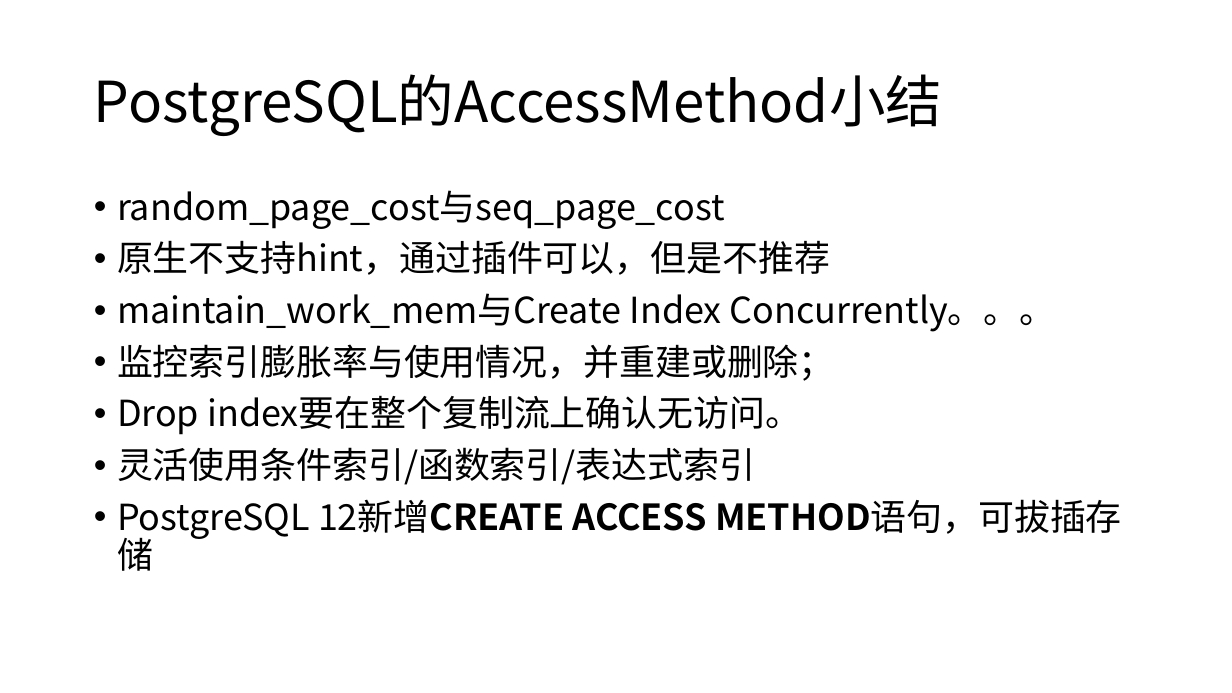
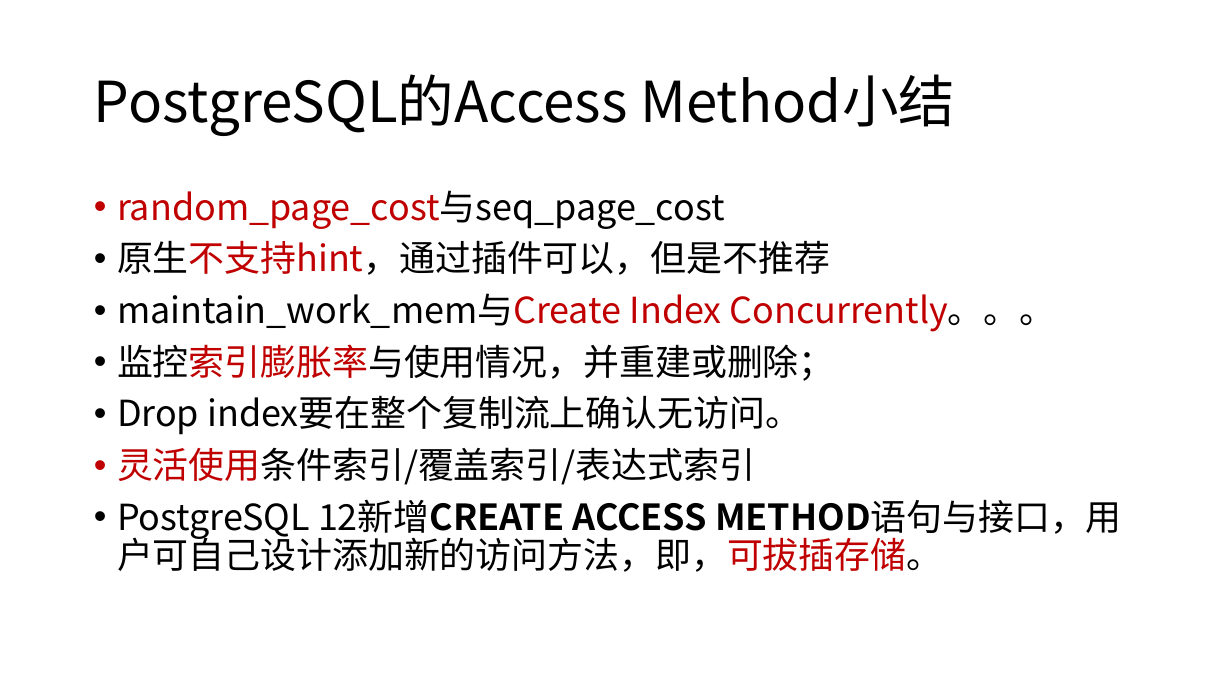
Before and after one commit to yummyliu/papers, a slide deck: slide 10 of 工作分享.pptx (slide 11 before the commit). Drawn at 1232x693 pixels with LibreOffice and Linux fonts; fonts in the diff are those of the drawing. Boxes give left, top, right and bottom in pixels: in the first picture for what was removed or moved away, otherwise in the second. Text is boxed around its words. In the diff, an @@ line names an element or a change of style, - is before the commit and + after.

```diff
--- a/工作分享.pptx
+++ b/工作分享.pptx
@@ title at [94, 74, 955, 136]: spaces changed @@
-PostgreSQL的AccessMethod小结
+PostgreSQL的Access Method小结
@@ text at [117, 190, 1056, 381]: text colour #000000 to #C00000 in "random_page_cost与seq_page_cost", "原生不支持hint，通过插件可以，但是不推荐", "maintain_work_mem与Create Index Concurrently。。。", "监控索引膨胀率与使用情况，并重建或删除；" @@
@@ text at [117, 447, 1122, 572]: text changed @@
-• 灵活使用条件索引/函数索引/表达式索引
-• PostgreSQL 12新增CREATE ACCESS METHOD语句，可拔插存储
+• 灵活使用条件索引/覆盖索引/表达式索引
+• PostgreSQL 12新增CREATE ACCESS METHOD语句与接口，用户可自己设计添加新的访问方法，即，可拔插存储。
```
Also in this commit, not shown: 21 other slides changed, 4 slides added.
